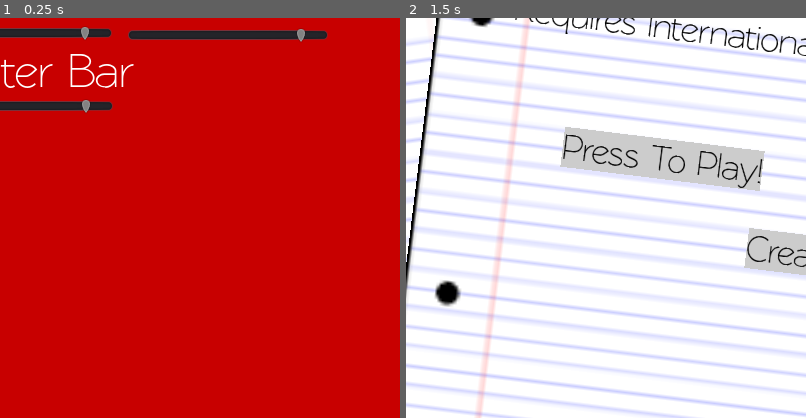
Above: before the commit, frames 1-2 (left to right).
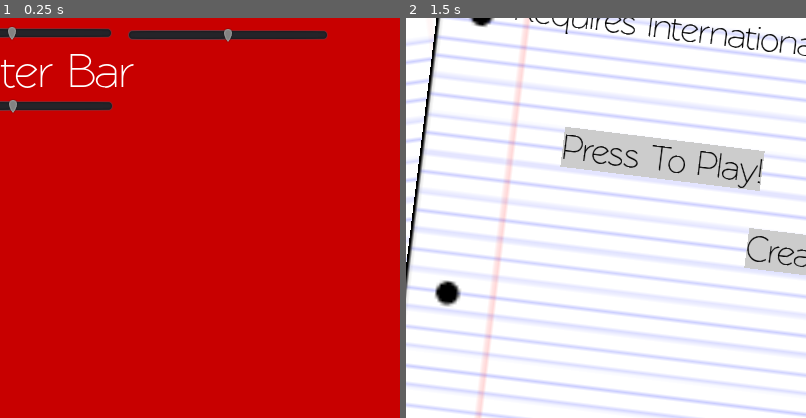
Above: after the commit, the same moments.

Repository: MasterKitten/Addicting-FlashCard-Learning
Game: Godot game, scene res://Scenes/Settings.tscn
Two runs of this game, one before a commit and one after it. Both use one fixed random seed, a clock stepped at 60 frames per second and the inputs below. This scene is started directly instead of the project's main scene.
Inputs:
- Up to frame 1 (0.25 s): no input
- Up to frame 2 (1.5 s): click "Back" at 0.5 s; click "Back" at 1.25 s
The pictures show only the part of the screen within x 15-65%, y 9-59%; the shares and areas given below are measured in that part.

The runs differ from the first frame. In frame 1, 0.6% of the frame differs, in the area x 2-77%, y 2-24%; in frame 2, nothing differs.

Commit message:
Improvements
Made more animations for flash cards, improved code readability, and added that feature that was set up.

Diff:
--- /dev/null
+++ b/Schodot/Extra Scenes/HelpMe.gd
@@ -0,0 +1,34 @@
+extends ColorRect
+
+export (String) var SelectedAnswer
+export (String) var SelectedQuestion
+var QuestionCommands = ["Testing1", "Testing2", "Testing3"]
+var AnswerCommands = ["Toosting1", "Toosing2", "Toosting3"]
+
+# Do you want to memorize!!?? DO YOU WANT TO MEMORIZE!!???
+export (int) var AmountOfSaying = 5
+var i = 0
+
+var Music = AudioServer.get_bus_index("Music")
+var AudioLevel = db2linear(AudioServer.get_bus_volume_db(Music))
+
+func Commanding():
+	AudioServer.set_bus_volume_db(Music, linear2db(-0.25))
+	var RNG = RandomNumberGenerator.new()
+	RNG.randomize()
+	if RNG.randi_range(0, 1) == 1:
+		get_node("Command").text = QuestionCommands[RNG.randi_range(0, QuestionCommands.size() - 1)]
+		get_node("Answer").text = SelectedQuestion
+	else:
+		get_node("Command").text = AnswerCommands[RNG.randi_range(0, AnswerCommands.size() - 1)]
+		get_node("Answer").text = SelectedAnswer
+
+func _on_Continue_pressed():
+	if i < AmountOfSaying:
+		Commanding()
+		i += 1
+	else:
+		# Go back to the game.
+		AudioServer.set_bus_volume_db(Music, linear2db(AudioLevel))
+		get_parent().get_node("Question & Answer").Correcto = true
+		queue_free()
--- /dev/null
+++ b/Schodot/Extra Scenes/HelpMe.tscn
@@ -0,0 +1,39 @@
+[gd_scene load_steps=4 format=2]
+
+[ext_resource path="res://Font/Rawengulksans.tres" type="DynamicFont" id=1]
+[ext_resource path="res://Font/Smaller_Rawengulksans.tres" type="DynamicFont" id=2]
+[ext_resource path="res://Extra Scenes/HelpMe.gd" type="Script" id=3]
+
+[node name="HelpMe" type="ColorRect"]
+margin_right = 800.0
+margin_bottom = 800.0
+color = Color( 0, 0, 0, 1 )
+script = ExtResource( 3 )
+
+[node name="Command" type="Label" parent="."]
+margin_top = 100.0
+margin_right = 800.0
+margin_bottom = 200.0
+custom_fonts/font = ExtResource( 1 )
+text = "Command"
+align = 1
+
+[node name="Answer" type="Label" parent="."]
+margin_top = 200.0
+margin_right = 800.0
+margin_bottom = 300.0
+custom_fonts/font = ExtResource( 1 )
+text = "Answer"
+align = 1
+
+[node name="Continue" type="Button" parent="."]
+margin_left = 360.0
+margin_top = 350.0
+margin_right = 440.0
+margin_bottom = 375.0
+custom_fonts/font = ExtResource( 2 )
+text = "Continue"
+
+[node name="Voice" type="AudioStreamPlayer" parent="."]
+
+[connection signal="pressed" from="Continue" to="." method="_on_Continue_pressed"]
--- a/Schodot/Scenes/Creation.gd
+++ b/Schodot/Scenes/Creation.gd
@@ -318,6 +318,7 @@
 	get_node("Selected Group").text = "Selected Group: " + Groups[AfterGroup - 1]
 	get_node("Selected Items").text = "Selected Input: "
 
+# Changes the item of the selected group.
 func _on_Change_Item_pressed():
 	if Nothing():
 		return
@@ -342,7 +343,7 @@
 
 		get_node("Movement Dialog/ItemThing").text = ""
 		get_node("Movement Dialog/ToItemThing").text = ""
-
+# Buttons are all below!
 func _on_GroupThing_text_changed(new_text):
 	BeforeGroup = int(new_text)
 
--- a/Schodot/Scenes/Game Modes/Flash Card.gd
+++ b/Schodot/Scenes/Game Modes/Flash Card.gd
@@ -7,26 +7,33 @@
 var Flipped = false
 var CurrentQuestion = 0
 
+onready var animator = get_node("AnimationPlayer")
+
 func UpdateText():
-	get_node("Next").text = "Next"
-	if CurrentQuestion == SelectedQuestions.size() - 1:
-		get_node("Next").text = "Finish"
+	# This sets the text in the middle of the animation
 	if Flipped == true && CurrentQuestion != SelectedQuestions.size():
 		get_node("Label").text = SelectedAnswers[CurrentQuestion]
 		get_node("Label2").text = "Answer:"
 	elif CurrentQuestion != SelectedQuestions.size():
 		get_node("Label").text = SelectedQuestions[CurrentQuestion]
 		get_node("Label2").text = "Question:"
+	# set the next text to finish if its at the last card.
+	get_node("Next").text = "Next"
+	if CurrentQuestion == SelectedQuestions.size() - 1:
+		get_node("Next").text = "Finish"
 
 func _on_Flip_pressed():
+	# Flips the card, revealing the answere
 	if Flipped == true:
 		Flipped = false
 	else:
 		Flipped = true
-	get_node("AnimationPlayer").play("Flip")
+	animator.play("Flip")
 
 func _on_Next_pressed():
+	# Goes to the next question.If its at the last one, end the flash card game.
 	CurrentQuestion += 1
+	animator.play("NextCard")
 	Flipped = false
 	if CurrentQuestion == SelectedQuestions.size():
 		get_parent().get_node("Selecting Practice").BackToLevel()
@@ -34,8 +41,10 @@
 	get_node("Back").visible = true
 	UpdateText()
 
+# go back one card. If we are at the beginning, no more visibility.
 func _on_Back_pressed():
 	CurrentQuestion -= 1
+	animator.play("LastCard")
 	Flipped = false
 	if CurrentQuestion == 0:
 		get_node("Back").visible = false
--- a/Schodot/Scenes/Game Modes/Flash Card.tscn
+++ b/Schodot/Scenes/Game Modes/Flash Card.tscn
@@ -49,13 +49,92 @@
 } ]
 }
 
+[sub_resource type="Animation" id=4]
+resource_name = "LastCard"
+length = 0.3
+tracks/0/type = "value"
+tracks/0/path = NodePath(".:rect_position")
+tracks/0/interp = 1
+tracks/0/loop_wrap = true
+tracks/0/imported = false
+tracks/0/enabled = true
+tracks/0/keys = {
+"times": PoolRealArray( 0, 0.3 ),
+"transitions": PoolRealArray( 1, 1 ),
+"update": 0,
+"values": [ Vector2( -691, 268 ), Vector2( 0, 150 ) ]
+}
+tracks/1/type = "value"
+tracks/1/path = NodePath(".:rect_rotation")
+tracks/1/interp = 1
+tracks/1/loop_wrap = true
+tracks/1/imported = false
+tracks/1/enabled = true
+tracks/1/keys = {
+"times": PoolRealArray( 0, 0.3 ),
+"transitions": PoolRealArray( 1, 1 ),
+"update": 0,
+"values": [ -81.0, 0.0 ]
+}
+
+[sub_resource type="Animation" id=3]
+resource_name = "NextCard"
+length = 0.3
+tracks/0/type = "value"
+tracks/0/path = NodePath(".:rect_position")
+tracks/0/interp = 1
+tracks/0/loop_wrap = true
+tracks/0/imported = false
+tracks/0/enabled = true
+tracks/0/keys = {
+"times": PoolRealArray( 0, 0.3 ),
+"transitions": PoolRealArray( 1, 1 ),
+"update": 0,
+"values": [ Vector2( 1295, -509 ), Vector2( 0, 130 ) ]
+}
+tracks/1/type = "value"
+tracks/1/path = NodePath(".:rect_rotation")
+tracks/1/interp = 1
+tracks/1/loop_wrap = true
+tracks/1/imported = false
+tracks/1/enabled = true
+tracks/1/keys = {
+"times": PoolRealArray( 0, 0.3 ),
+"transitions": PoolRealArray( 1, 1 ),
+"update": 0,
+"values": [ 86.381, 0.0 ]
+}
+
 [sub_resource type="Animation" id=2]
 length = 0.001
+tracks/0/type = "value"
+tracks/0/path = NodePath(".:rect_position")
+tracks/0/interp = 1
+tracks/0/loop_wrap = true
+tracks/0/imported = false
+tracks/0/enabled = true
+tracks/0/keys = {
+"times": PoolRealArray( 0 ),
+"transitions": PoolRealArray( 1 ),
+"update": 0,
+"values": [ Vector2( 0, 130 ) ]
+}
+tracks/1/type = "value"
+tracks/1/path = NodePath(".:rect_rotation")
+tracks/1/interp = 1
+tracks/1/loop_wrap = true
+tracks/1/imported = false
+tracks/1/enabled = true
+tracks/1/keys = {
+"times": PoolRealArray( 0 ),
+"transitions": PoolRealArray( 1 ),
+"update": 0,
+"values": [ 0.0 ]
+}
 
 [node name="Flash Card" type="TextureRect"]
-margin_left = 2.0
 margin_top = 130.0
-margin_right = 358.0
+margin_right = 356.0
 margin_bottom = 330.0
 rect_scale = Vector2( 2.25, 2.5 )
 texture = ExtResource( 1 )
@@ -89,6 +168,8 @@
 
 [node name="AnimationPlayer" type="AnimationPlayer" parent="."]
 anims/Flip = SubResource( 1 )
+anims/LastCard = SubResource( 4 )
+anims/NextCard = SubResource( 3 )
 anims/RESET = SubResource( 2 )
 
 [node name="Next" type="Button" parent="."]
--- a/Schodot/Scenes/Game Modes/Question & Answer.gd
+++ b/Schodot/Scenes/Game Modes/Question & Answer.gd
@@ -1,58 +1,83 @@
 extends TextureRect
 
+# Variables to see if people should show their answers
 var ShowAnswers = false
+var Correcto = false
+
+# Variables used to display the question & answers
 var SelectedQuestions = []
 var SelectedAnswers = []
 var ShuffledAnswers = []
 
+# Used for end display purposes
 var RNG = RandomNumberGenerator.new()
 var Stop = false
-
-var StartTimer = false
-var timer = 0
-
-var TheBarValue = 0
-
 var CorrectAnswers = 0
 var WrongAnswers = 0
 var TotalAnswers = 0
 
+# Timer to see how long to stay on correct / wrong
+var StartTimer = false
+var timer = 0
+
+# Make sure the percentage doesn't go over.
+var TheBarValue = 0
+
+# Quick variables
 onready var TheProgressBar = get_node("ProgressBar")
 onready var CorrectScreen = get_node("Win")
 onready var IncorrectScreen = get_node("Lose")
+
+export (PackedScene) var HelpMe
 
 func _physics_process(delta):
 	if StartTimer == true:
 		timer += delta
 		TheProgressBar.value += delta
+		# if the person got it correct, RAINBOW!
 		if get_node("Win").visible == true:
 			TheProgressBar.modulate.b = RNG.randf()
 			TheProgressBar.modulate.g = RNG.randf()
 			TheProgressBar.modulate.r = RNG.randf()
-
 	if TheProgressBar.value >= TheBarValue:
 		TheProgressBar.value = TheBarValue
-	if timer >= 0.9:
+	if timer >= 1:
+		# End the correct/wrong
 		get_node("Win").visible = false
 		get_node("Lose").visible = false
 		TheProgressBar.modulate.b = 1
 		TheProgressBar.modulate.g = 1
 		TheProgressBar.modulate.r = 1
+		# help the user understand the word.
+		if ShowAnswers == true && Correcto == false:
+			var Item = HelpMe.instance()
+			get_parent().add_child(Item)
+			Item.SelectedAnswer = SelectedAnswers[0]
+			Item.SelectedQuestion = SelectedQuestions[0]
+			Item.Commanding()
+		else:
+			# Skip it!
+			Correcto = true
+		SelectedAnswers.remove(0)
+		SelectedQuestions.remove(0)
+		# The rest of the code is used to get the ending screen to work.
+		if SelectedAnswers.size() != 0 && SelectedQuestions.size() != 0:
+			UpdateText()
+		timer = 0
 		StartTimer = false
-		timer = 0
-		if SelectedAnswers.size() == 0 && SelectedQuestions.size() == 0:
-			get_node("AnimationPlayer").play("Fade")
-		else:
-			UpdateText()
-
+	if SelectedAnswers.size() == 0 && SelectedQuestions.size() == 0 && Correcto == true && Stop == true:
+		get_node("AnimationPlayer").play("Fade")
+		Stop = false
+	# Display the variables if the game ended.
 	if get_node("Results").visible == true:
-		get_node("Results/ProgressBar").value += (delta * 1.5)
+		get_node("Results/ProgressBar").value += (delta * (get_node("Results/ProgressBar").max_value) * 0.5)
 	if get_node("Results/ProgressBar").value >= CorrectAnswers:
 		get_node("Results/ProgressBar").value = CorrectAnswers
 
 func UpdateText():
 	RNG.randomize()
 	var i = 0
+	# Starting thing, sets certain variables
 	while i < SelectedAnswers.size() && !Stop:
 		ShuffledAnswers.append(SelectedAnswers[i])
 		i += 1
@@ -77,23 +102,21 @@
 
 # when a answer is pressed...
 func _on_Answer_pressed(Integer):
-	# Programmer, DO SOMETHING WITH THIS!
 	TheBarValue += 1
 	if get_node("Answer 0" + str(Integer)).text == SelectedAnswers[0]:
 		get_node("Win").visible = true
 		get_node("AudioCorrect").play()
-		StartTimer = true
 		CorrectAnswers += 1
+		Correcto = true
 	if get_node("Answer 0" + str(Integer)).text != SelectedAnswers[0]:
 		get_node("Lose").visible = true
 		get_node("AudioIncorrect").play()
-		StartTimer = true
 		WrongAnswers += 1
-	if ShowAnswers == true:
-		print(SelectedAnswers[0])
-	SelectedAnswers.remove(0)
-	SelectedQuestions.remove(0)
+		Correcto = false
+	# see: Process!
+	StartTimer = true
 
+# Ending screen stuff
 func Finality():
 	get_node("Results").visible = true
 	get_node("Results/Correct").text = "Correct: " + str(CorrectAnswers)
@@ -101,6 +124,7 @@
 	get_node("Results/Progress2").text = str(CorrectAnswers) + " / " + str(TotalAnswers)
 	get_node("Music").volume_db = -30
 
+# Go back to main menu
 func _on_Continue_pressed():
 	get_parent().get_node("Selecting Practice").BackToLevel()
 	queue_free()
--- a/Schodot/Scenes/Game Modes/Question & Answer.tscn
+++ b/Schodot/Scenes/Game Modes/Question & Answer.tscn
@@ -8,6 +8,7 @@
 [ext_resource path="res://Font/Rawengulksans-8g8B.otf" type="DynamicFontData" id=6]
 [ext_resource path="res://Audio/Music/The-Agency-Heist-trimmed.ogg" type="AudioStream" id=7]
 [ext_resource path="res://Font/Smaller_Rawengulksans.tres" type="DynamicFont" id=8]
+[ext_resource path="res://Extra Scenes/HelpMe.tscn" type="PackedScene" id=9]
 
 [sub_resource type="DynamicFont" id=1]
 size = 20
@@ -98,6 +99,7 @@
 texture = ExtResource( 1 )
 stretch_mode = 1
 script = ExtResource( 2 )
+HelpMe = ExtResource( 9 )
 
 [node name="Question Text" type="RichTextLabel" parent="."]
 modulate = Color( 0, 0, 0, 1 )
--- a/Schodot/Scenes/Game Modes/Typing.gd
+++ b/Schodot/Scenes/Game Modes/Typing.gd
@@ -7,6 +7,7 @@
 var timer = 0
 var StartTimer = false
 
+# Display stuff before going back to not displaying anything
 func _process(delta):
 	if StartTimer == true:
 		timer += delta
@@ -27,7 +28,9 @@
 	get_node("Answer").text = ""
 
 func _on_LineEdit_text_entered(new_text):
+	# This one line stops bugs.
 	if get_node("LineEdit").editable == true:
+		# If correct, good. Otherwise, no. Also show wrong answer when applicable.
 		if SelectedAnswers[0].to_lower() == new_text.to_lower():
 			get_node("Correct?").text = "Correct!"
 		else:
--- a/Schodot/Scenes/Main Menu.gd
+++ b/Schodot/Scenes/Main Menu.gd
@@ -1,5 +1,5 @@
 extends TextureRect
-
+# Buttons
 func _on_Play_pressed():
 	get_node("AnimationPlayer").play("Slide")
 
--- a/Schodot/Scenes/Selecting Practice.gd
+++ b/Schodot/Scenes/Selecting Practice.gd
@@ -39,7 +39,7 @@
 func _on_Learning_pressed():
 	ItemSpawn(TypingScene)
 
-# Seperate function to stop broken code
+# Seperate function to save on code
 func ItemSpawn(Instance):
 	var i = 0
 	SelectedAnswers = []
@@ -53,6 +53,7 @@
 		var Thing = Answers[ItemToDo][i]
 		SelectedAnswers.append(Thing)
 		i += 1
+	# Create a instance of a game that the player selected
 	var Item = Instance.instance()
 	get_parent().add_child(Item)
 	Item.SelectedQuestions = SelectedQuestions
@@ -61,6 +62,7 @@
 	Item.UpdateText()
 	GoToGame()
 
+# Pop a window with game modes.
 func Popups(ItemThing):
 	ItemToDo = ItemThing
 	get_node("WindowDialog").popup()
--- a/Schodot/Scenes/Settings.gd
+++ b/Schodot/Scenes/Settings.gd
@@ -4,17 +4,20 @@
 var Music = AudioServer.get_bus_index("Music")
 var Sound = AudioServer.get_bus_index("Sound")
 
+# Bro its just volume bar stuff, it does not matter.
 func _on_Music_Bar_value_changed(value):
 	AudioServer.set_bus_volume_db(Music, linear2db(value))
 
 func _on_Master_Bar_value_changed(value):
 	AudioServer.set_bus_volume_db(Master, linear2db(value))
 
-func _on_Button_pressed():
-	var _nill = get_tree().change_scene("res://Defaults/Main Scene.tscn")
-
 func _on_Sound_Bar_value_changed(value):
 	AudioServer.set_bus_volume_db(Sound, linear2db(value))
 
+# Play a sound once the player stops dragging the bar.
 func _on_Sound_Bar_drag_ended(_value_changed):
 	get_node("AudioTest").play()
+
+# Go back to the main menu
+func _on_Button_pressed():
+	var _nill = get_tree().change_scene("res://Defaults/Main Scene.tscn")
--- a/Schodot/Scenes/Settings.tscn
+++ b/Schodot/Scenes/Settings.tscn
@@ -26,7 +26,7 @@
 margin_bottom = 70.0
 max_value = 1.0
 step = 0.01
-value = 0.9
+value = 0.5
 
 [node name="Master" type="Label" parent="."]
 margin_left = 30.0
@@ -42,7 +42,7 @@
 margin_bottom = 70.0
 max_value = 1.0
 step = 0.01
-value = 0.9
+value = 0.5
 
 [node name="Sound" type="Label" parent="."]
 margin_left = 245.0
@@ -58,7 +58,7 @@
 margin_bottom = 70.0
 max_value = 1.0
 step = 0.01
-value = 0.9
+value = 0.5
 
 [node name="Music2" type="AudioStreamPlayer" parent="."]
 stream = ExtResource( 3 )
Not shown: 1 places in Schodot/Scenes/Game Modes/Flash Card.tscn that only renumber resources
Not shown: 1 places in Schodot/Scenes/Game Modes/Question & Answer.tscn that only renumber resources
Not shown, changed: Schodot/export_presets.cfg
